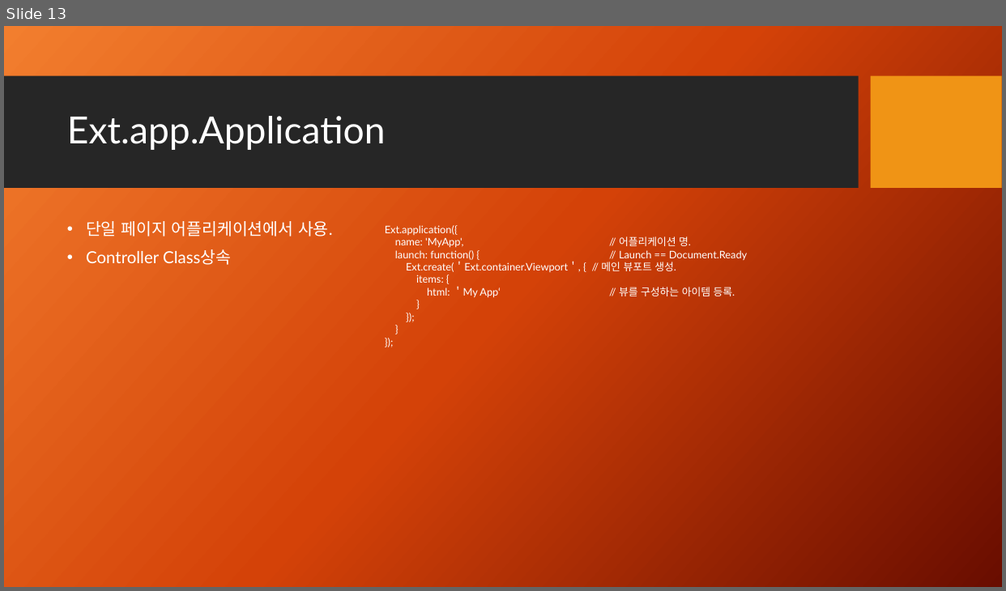
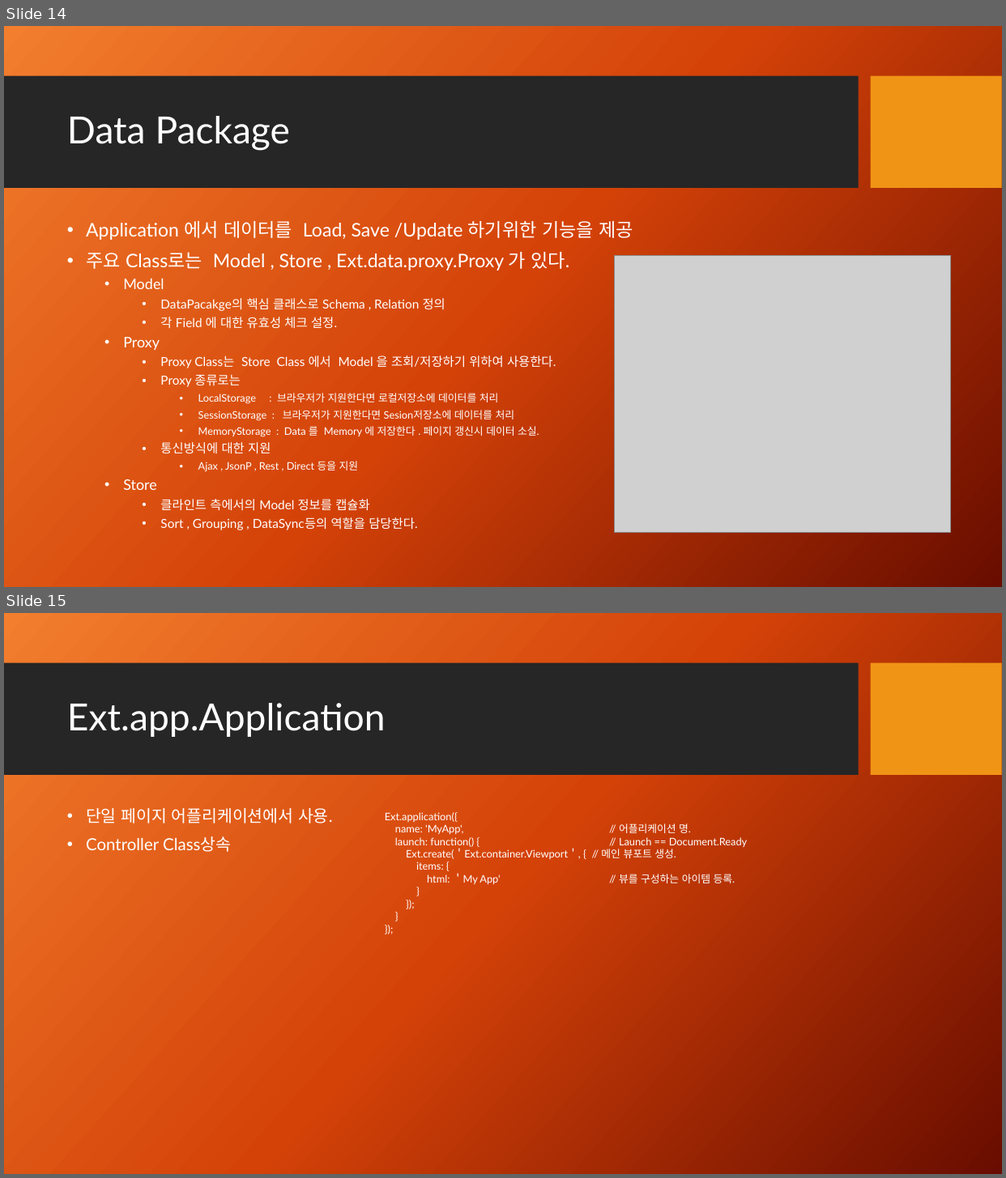
Before and after one commit to sengwook81/sencha_tutorial, a slide deck: ext_tutorial/src/main/resources/Sencha Ext-js 4.pptx. Shown one above the other, each under a label of ours: slide 13 before the commit, slides 14 and 15 after it. The pictures are 1006x591 and 1006x1178 pixels, drawn with LibreOffice and Linux fonts; fonts in the diff are those of the drawing; grey boxes stand for pictures; background and template pictures are left out. Boxes give left, top, right and bottom in pixels: in the first picture for what was removed or moved away, otherwise in the second. Text is boxed around its words. In the diff, an @@ line names an element or a change of style, - is before the commit and + after.

```diff
--- a/ext_tutorial/src/main/resources/Sencha Ext-js 4.pptx
+++ b/ext_tutorial/src/main/resources/Sencha Ext-js 4.pptx
@@ slide 14 added at box(4, 26, 1002, 587), background picture (left out); not listed: 2 template elements that a slide beside it also shows @@
@@ title added at box(67, 116, 291, 151), 36 pt, text #FFFFFF @@
+Data Package
@@ text added at box(86, 221, 633, 531), 12 pt, text #FFFFFF @@
+• Application 에서 데이터를 Load, Save /Update 하기위한 기능을 제공
+• 주요 Class로는 Model , Store , Ext.data.proxy.Proxy 가 있다.
+  • Model
+    • DataPacakge의 핵심 클래스로 Schema , Relation 정의
+    • 각 Field 에 대한 유효성 체크 설정.
+  • Proxy
+    • Proxy Class는 Store Class 에서 Model 을 조회/저장하기 위하여 사용한다.
+    • Proxy 종류로는
+      • LocalStorage : 브라우저가 지원한다면 로컬저장소에 데이터를 처리
+      • SessionStorage : 브라우저가 지원한다면 Sesion저장소에 데이터를 처리
+      • MemoryStorage : Data 를 Memory 에 저장한다 . 페이지 갱신시 데이터 소실.
+    • 통신방식에 대한 지원
+      • Ajax , JsonP , Rest , Direct 등을 지원
+  • Store
+    • 클라인트 측에서의 Model 정보를 캡슐화
+    • Sort , Grouping , DataSync등의 역할을 담당한다.
@@ picture added at box(615, 256, 951, 532) @@
@@ what was slide 13 is now slide 15 @@
```
Also in this commit, not shown: 2 slides changed, 1 other slide added, 52 other files.
